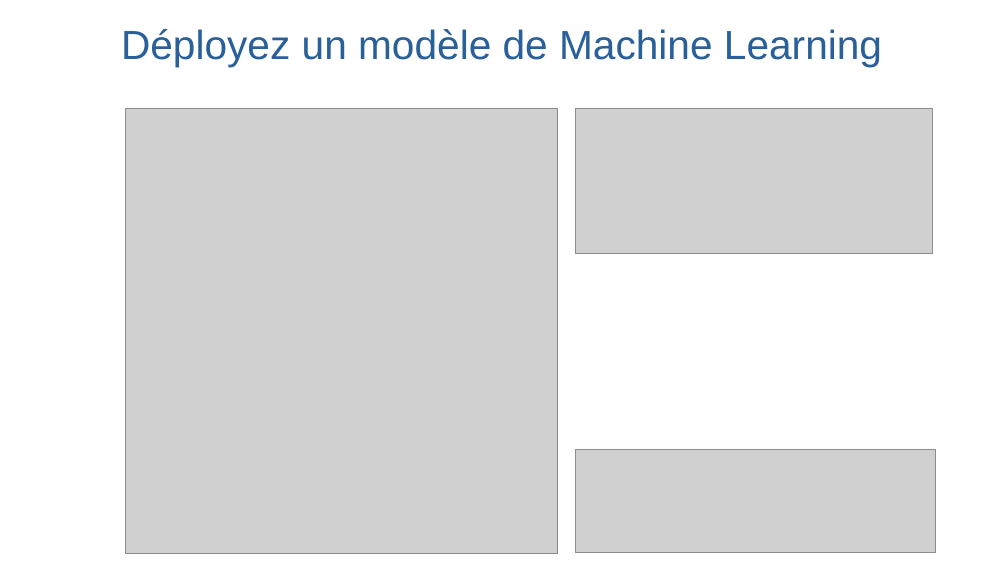
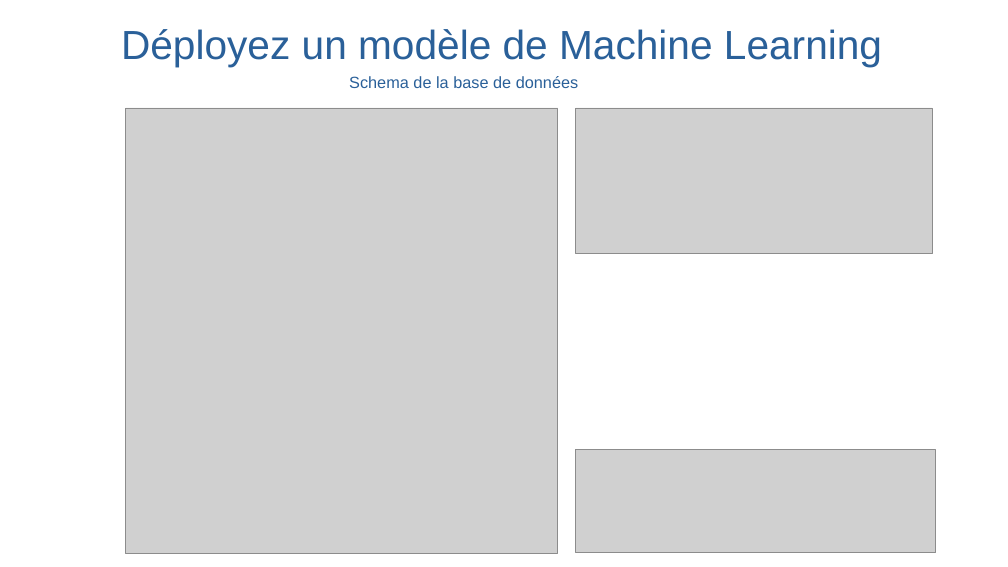
Before and after one commit to christophesallessacareau-boop/Deployez_un_modele_de_ML, a slide deck: slide 7 of Salles_Christophe_5_presentation_122025.odp. Drawn at 1008x567 pixels with LibreOffice and Linux fonts; fonts in the diff are those of the drawing; grey boxes stand for pictures; background and template pictures are left out. Boxes give left, top, right and bottom in pixels: in the first picture for what was removed or moved away, otherwise in the second. Text is boxed around its words. In the diff, an @@ line names an element or a change of style, - is before the commit and + after.

```diff
--- a/Salles_Christophe_5_presentation_122025.odp
+++ b/Salles_Christophe_5_presentation_122025.odp
@@ text "Schema de la base de ..." at <box>349,76,578,88</box>: size 14 to 12.8 pt, text colour #FFFFFF to #2A6099, highlight none to #FFFFFF @@
```
Also in this commit, not shown: 3 other slides changed, 5 slides added, 1 slide removed.
